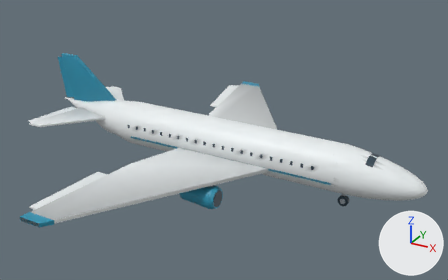
The glTF model data/vehicle/aircraft/estuaire-airliner/model.glb: old version first, new version second.
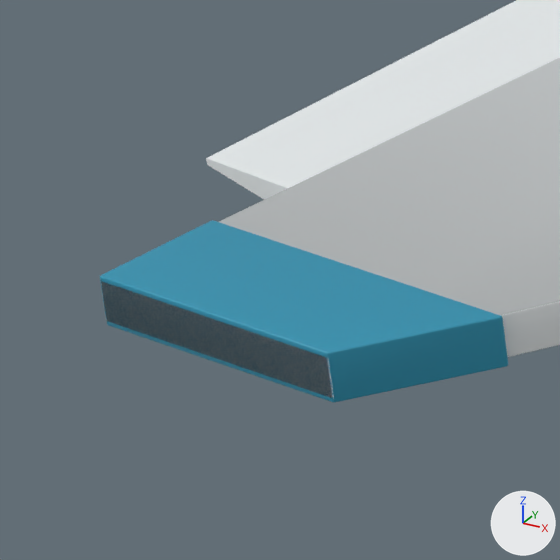
The first picture shows the older version from a camera (50 mm lens) standing at (23.2, -41.7, 24.2) and looking at (0.3, -0.1, 3.4). The close-ups show the older and then the newer version on the part from 3% to 13% of the width and 69% to 86% of the height of that picture. Only the edits that show in the close-ups are written down. The lights are fixed; the arrows at lower right show +X, +Y and +Z. Where no turn or scale is listed for an object, it has been applied to the vertices.

Names of what the first close-up shows: 'Right Aileron', 'Wing 1', 'Wingtip 1'.
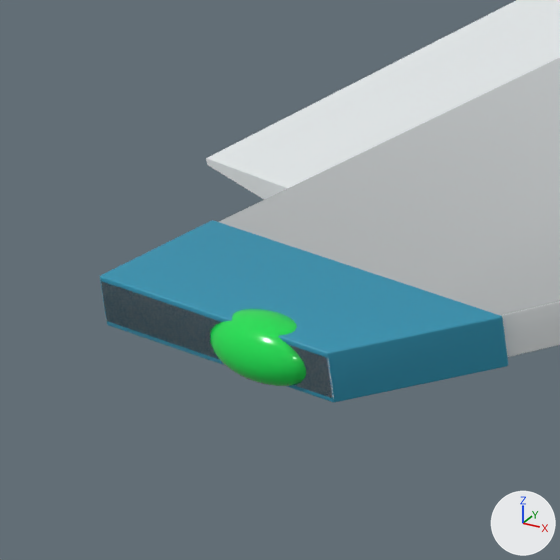
Pixel boxes (x1, y1, x2, y2) of what changed, in the close-ups (560 x 560 px):
'Starboard position light', added (green)
    after: (210, 309, 306, 386)

Edits to the bpy script that builds the scene:
```text
Add mat_solid_material_009:
    mat_solid_material_009 = bpy.data.materials.new('Solid material.009')
    # nodes: BsdfPrincipled, Mix, OutputMaterial, VertexColor
    # colours: green #18df52, mixed with the vertex colours
Add me_starboard_position_light:
    me_starboard_position_light.from_pydata(...)  # a UV sphere (24 segments, 12 rings, poles along z) spanning x -5.528..-4.74, y -16.64..-16.228, z 2.26..2.66
    me_starboard_position_light.materials.append(mat_solid_material_009)
Add ob_starboard_position_light:
    ob_starboard_position_light = bpy.data.objects.new('Starboard position light', me_starboard_position_light)
    ob_starboard_position_light.location = (0.0, 0.0, 0.0)
```
